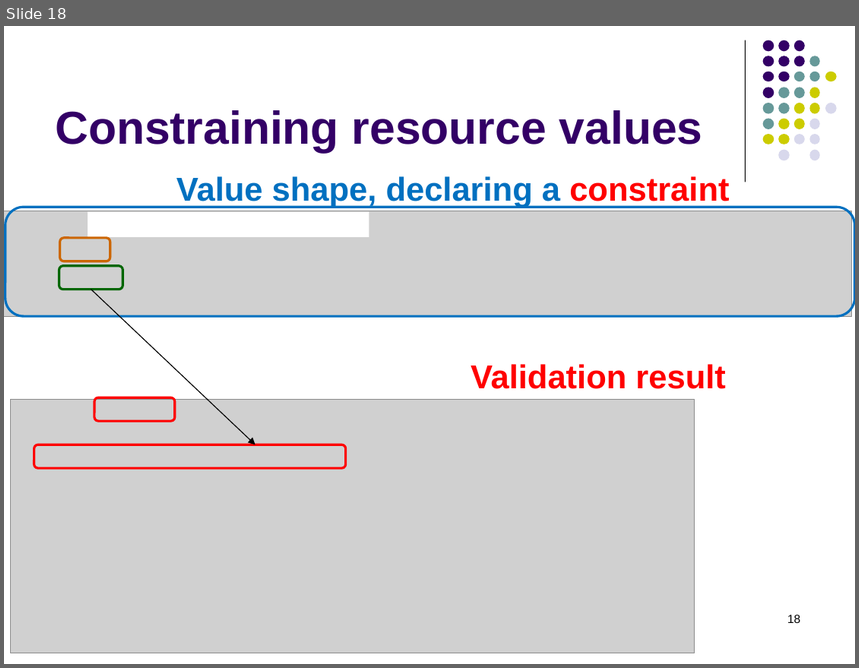
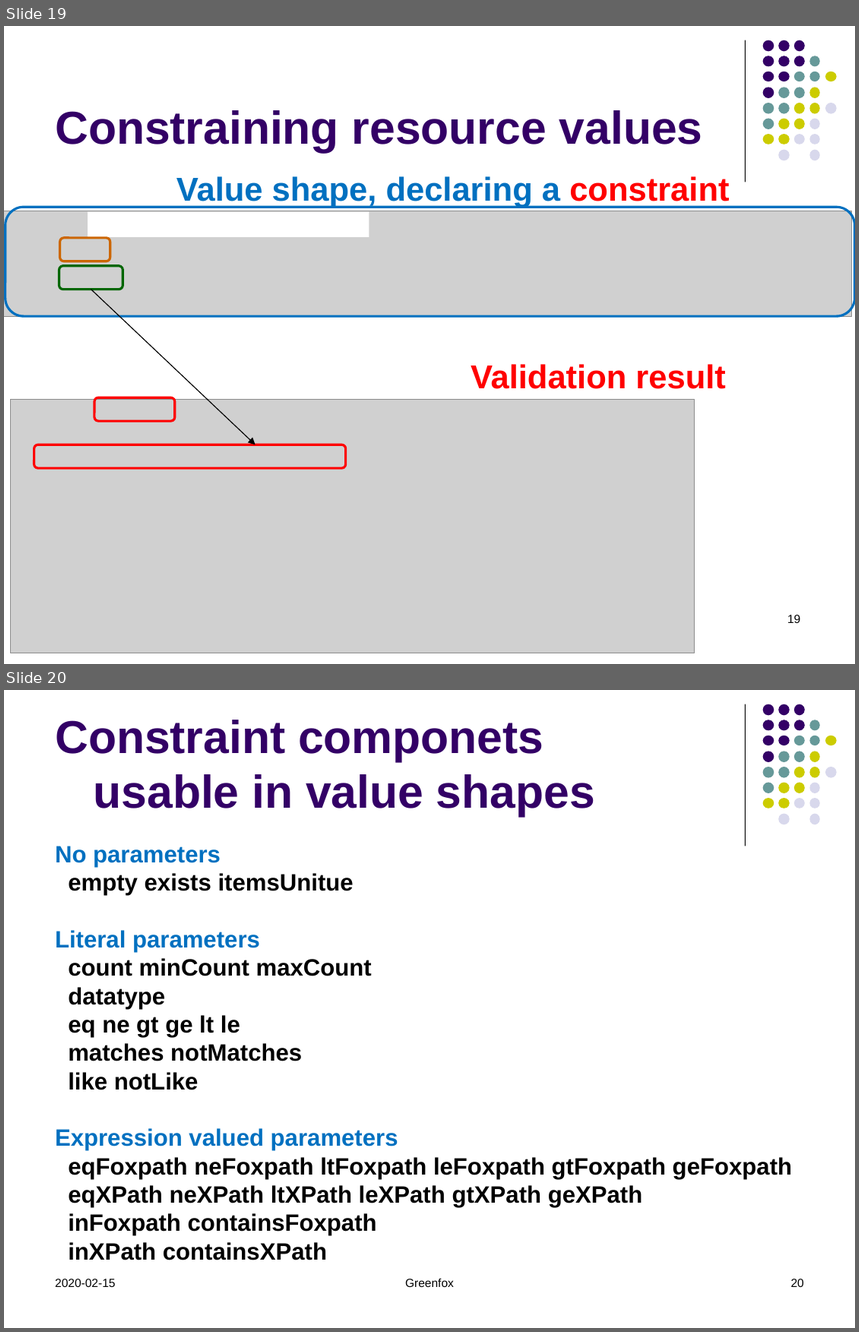
Before and after one commit to hrennau/greenfox, a slide deck: about/greenfox11.pptx. Shown one above the other, each under a label of ours: slide 18 before the commit, slides 19 and 20 after it. The pictures are 859x668 and 859x1332 pixels, drawn with LibreOffice and Linux fonts; fonts in the diff are those of the drawing; grey boxes stand for pictures. Boxes give left, top, right and bottom in pixels: in the first picture for what was removed or moved away, otherwise in the second. Text is boxed around its words. In the diff, an @@ line names an element or a change of style, - is before the commit and + after.

Commit message:
foxpath upgrade - predefined namespace 'docbook'.

```diff
--- a/about/greenfox11.pptx
+++ b/about/greenfox11.pptx
@@ slide 20 added at <box>4,690,855,1328</box>, background #FFFFFF; not listed: 32 template elements that a slide beside it also shows @@
@@ title added at <box>55,720,595,817</box>, 39 pt, text #330066, bold @@
+Constraint componets
+usable in value shapes
@@ text added at <box>55,846,792,1261</box>, 20 pt, text #000000, bold @@
+No parameters
+empty exists itemsUnitue
+Literal parameters
+count minCount maxCount
+datatype
+eq ne gt ge lt le
+matches notMatches
+like notLike
+Expression valued parameters
+eqFoxpath neFoxpath ltFoxpath leFoxpath gtFoxpath geFoxpath
+eqXPath neXPath ltXPath leXPath gtXPath geXPath
+inFoxpath containsFoxpath
+inXPath containsXPath
@@ text added at <box>55,1279,115,1287</box>, 10 pt, text #000000 @@
+2020-02-15
@@ text added at <box>405,1278,454,1287</box>, 10 pt, text #000000 @@
+Greenfox
@@ page number added at <box>791,1279,804,1287</box>, 10 pt, text #000000 @@
+20
@@ what was slide 18 is now slide 19 @@
@@ page number at <box>788,615,800,623</box>: text changed @@
-18
+19
```
Also in this commit, not shown: 2 other slides added, 14 other files.
